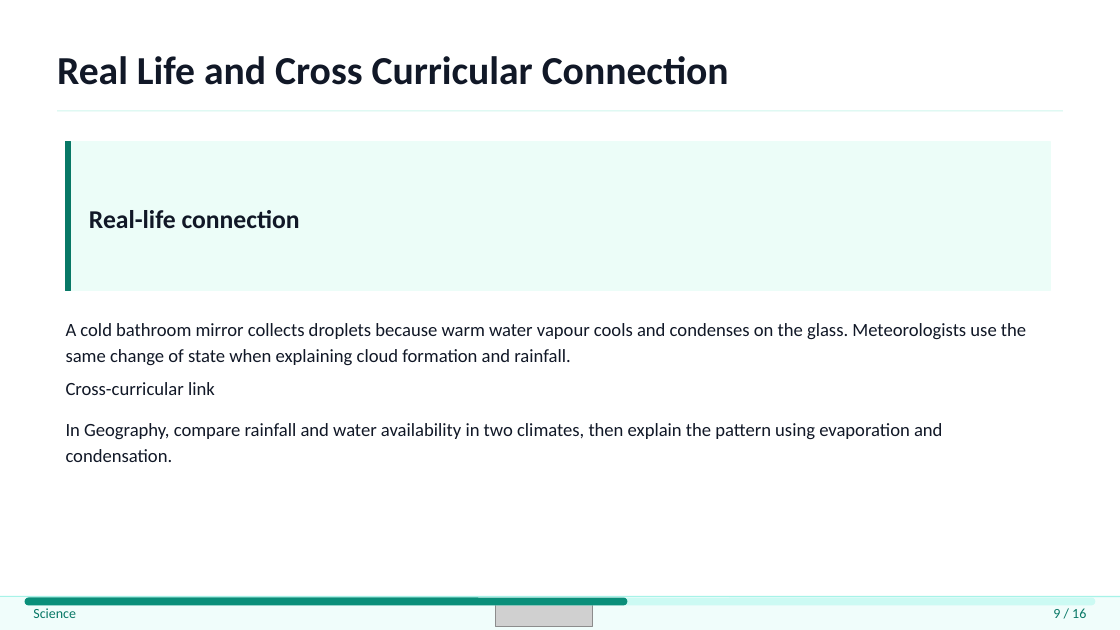
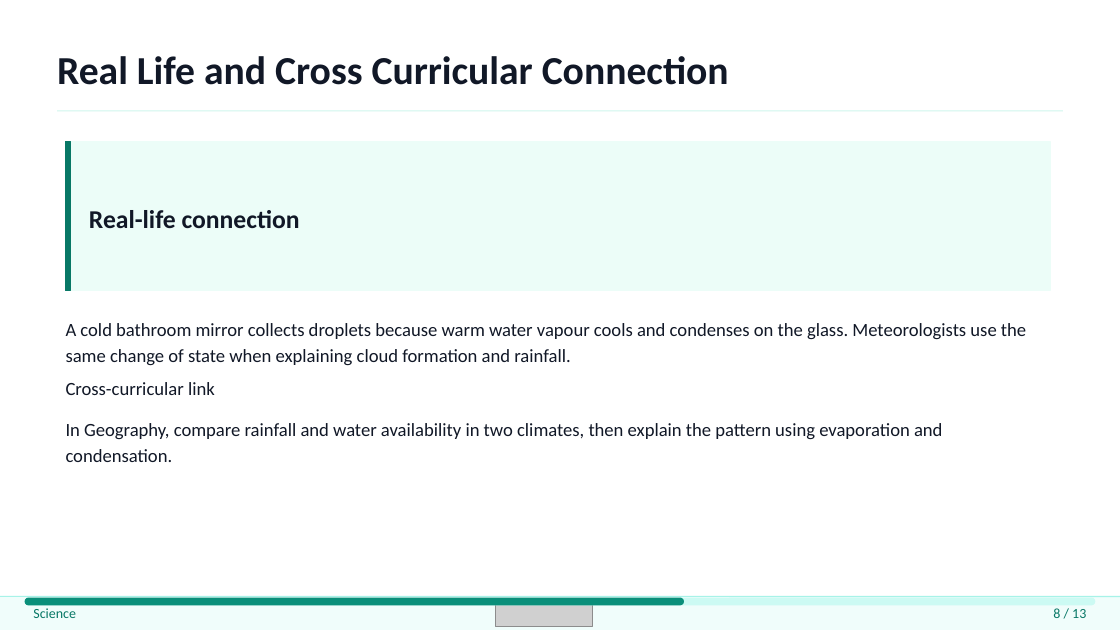
Before and after one commit to yusufbasheer-cpu/teacher-app, a slide deck: slide 8 of artifacts/critical-quality-review/corrected/water-cycle-content-benchmark.pptx (slide 9 before the commit). Drawn at 1120x630 pixels with LibreOffice and Linux fonts; fonts in the diff are those of the drawing; grey boxes stand for pictures. Boxes give left, top, right and bottom in pixels: in the first picture for what was removed or moved away, otherwise in the second. Text is boxed around its words. In the diff, an @@ line names an element or a change of style, - is before the commit and + after.

```diff
--- a/artifacts/critical-quality-review/corrected/water-cycle-content-benchmark.pptx
+++ b/artifacts/critical-quality-review/corrected/water-cycle-content-benchmark.pptx
@@ rounded rectangle resized from (x1=25, y1=598, x2=627, y2=605) to (x1=25, y1=598, x2=684, y2=605) @@
@@ text at (x1=1053, y1=608, x2=1086, y2=618): text changed @@
-9 / 16
+8 / 13
```
Also in this commit, not shown: 12 other slides changed, 3 slides removed, 19 other files.
